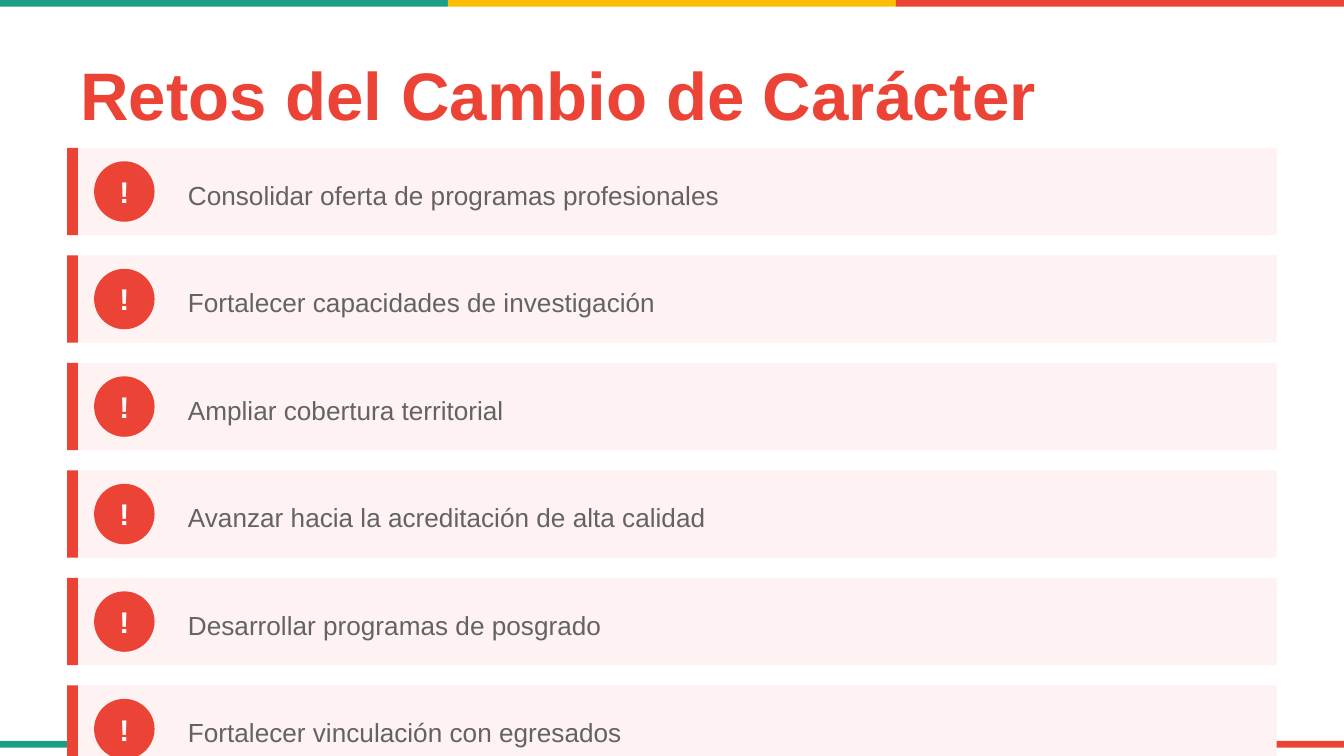
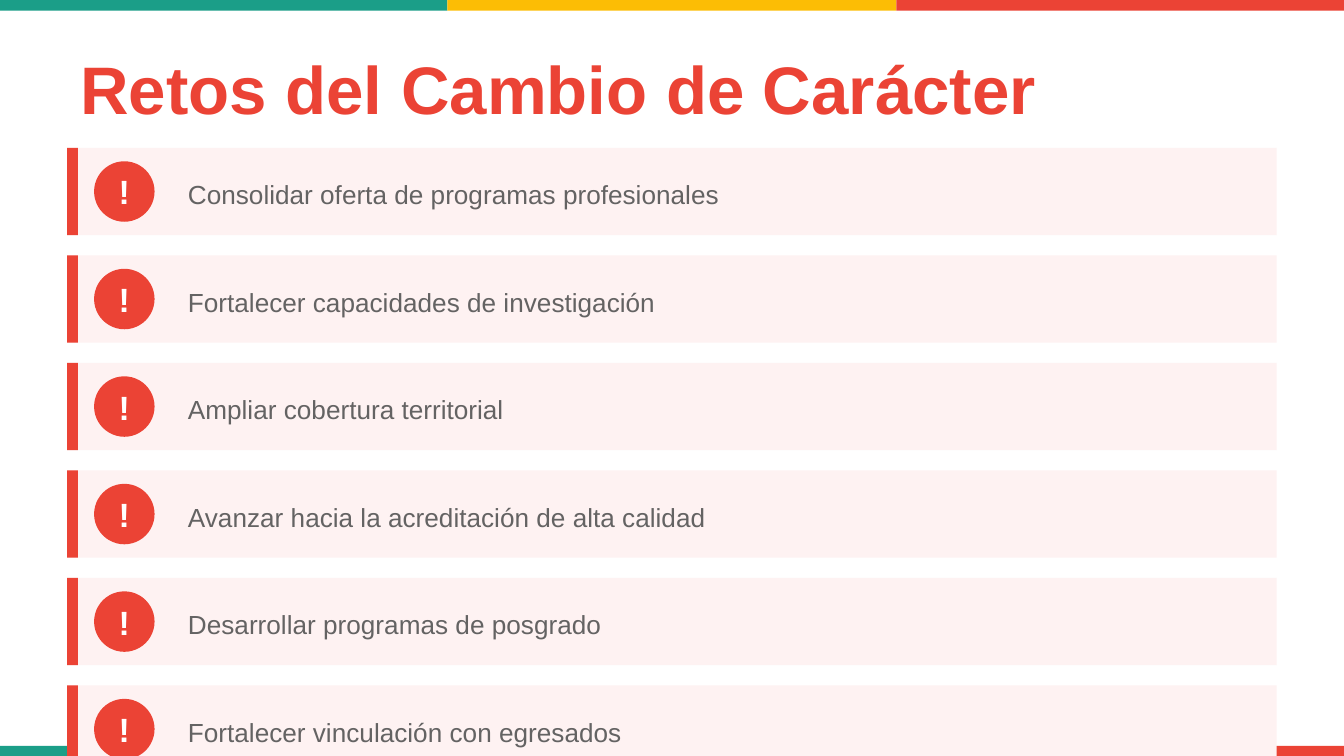
Before and after one commit to alonsoarias/ISER-PEI, a slide deck: slide 37 of PEI-UniRural-Presentacion.pptx. Drawn at 1344x756 pixels with LibreOffice and Linux fonts; fonts in the diff are those of the drawing. Boxes give left, top, right and bottom in pixels: in the first picture for what was removed or moved away, otherwise in the second. Text is boxed around its words. In the diff, an @@ line names an element or a change of style, - is before the commit and + after.

```diff
--- a/PEI-UniRural-Presentacion.pptx
+++ b/PEI-UniRural-Presentacion.pptx
@@ rectangle removed at (x1=0, y1=0, x2=448, y2=7) @@
@@ rectangle added at (x1=0, y1=0, x2=448, y2=11), fill #1B9E88 @@
@@ rectangle removed at (x1=448, y1=0, x2=895, y2=7) @@
@@ rectangle added at (x1=448, y1=0, x2=896, y2=11), fill #FCBD05 @@
@@ rectangle removed at (x1=896, y1=0, x2=1344, y2=7) @@
@@ rectangle added at (x1=896, y1=0, x2=1344, y2=11), fill #EB4335 @@
@@ text "Retos del Cambio de Carácter" moved from (x1=80, y1=70, x2=1036, y2=121) to (x1=80, y1=64, x2=1036, y2=115) @@
@@ size 16 to 18 pt in 6 elements at (x1=94, y1=161, x2=155, y2=222), (x1=94, y1=269, x2=155, y2=329), (x1=94, y1=376, x2=155, y2=437), (x1=94, y1=484, x2=155, y2=544), (x1=94, y1=591, x2=155, y2=652), (x1=94, y1=699, x2=155, y2=756) @@
@@ rectangle removed at (x1=0, y1=741, x2=448, y2=747) @@
@@ rectangle added at (x1=0, y1=746, x2=448, y2=756), fill #1B9E88 @@
@@ rectangle removed at (x1=896, y1=741, x2=1344, y2=747) @@
@@ rectangle added at (x1=896, y1=746, x2=1344, y2=756), fill #EB4335 @@
```
Also in this commit, not shown: 38 other slides changed, 1 other file.
